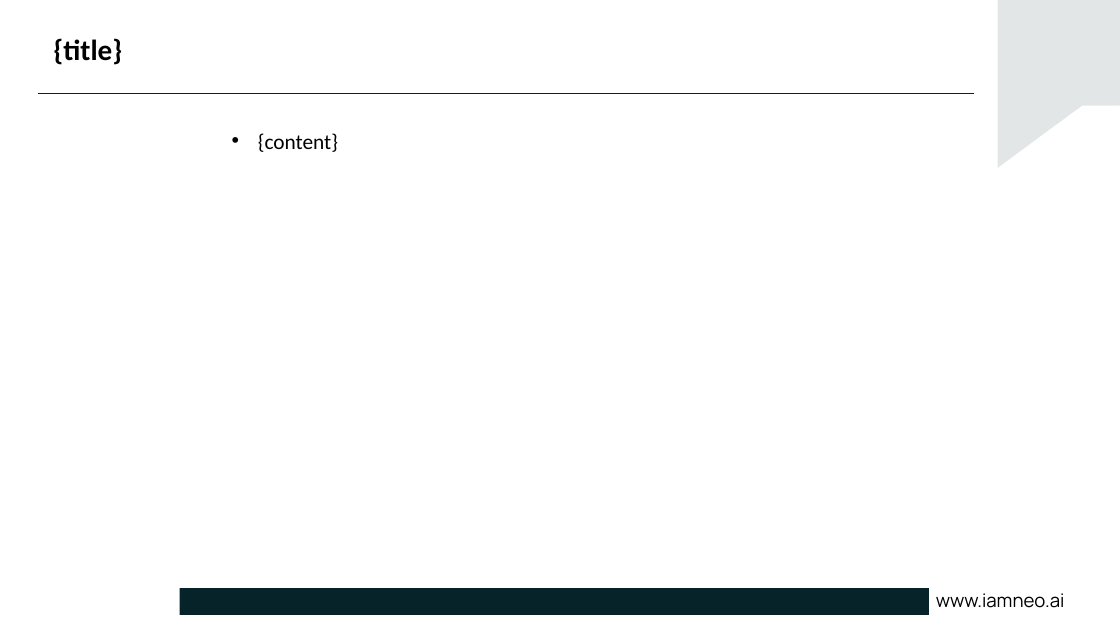
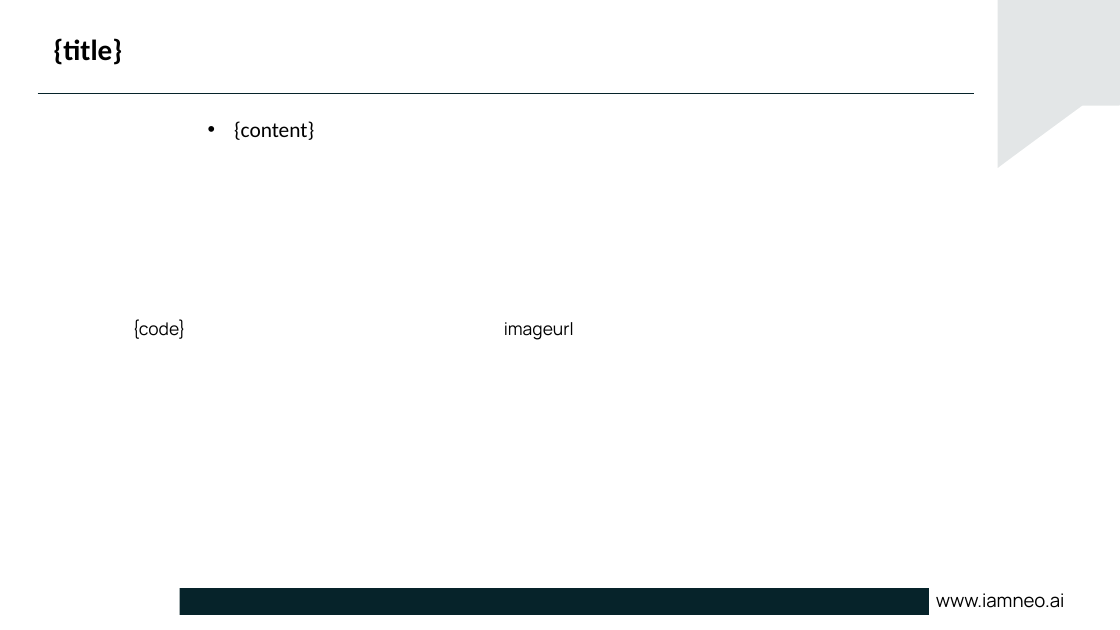
Before and after one commit to DivakarSathees/PptxGenerator-python, a slide deck: slide 9 of temp.pptx. Drawn at 1120x630 pixels with LibreOffice and Linux fonts; fonts in the diff are those of the drawing; background and template pictures are left out. Boxes give left, top, right and bottom in pixels: in the first picture for what was removed or moved away, otherwise in the second. Text is boxed around its words. In the diff, an @@ line names an element or a change of style, - is before the commit and + after.

```diff
--- a/temp.pptx
+++ b/temp.pptx
@@ text "{content}" moved from (x1=258, y1=133, x2=338, y2=152) to (x1=234, y1=121, x2=314, y2=140) @@
@@ text added at (x1=132, y1=319, x2=186, y2=339), 18 pt, text #000000 @@
+{code}
@@ text added at (x1=504, y1=322, x2=574, y2=340), 18 pt, text #000000 @@
+imageurl
```
Also in this commit, not shown: 10 other slides changed, 13 other files.
